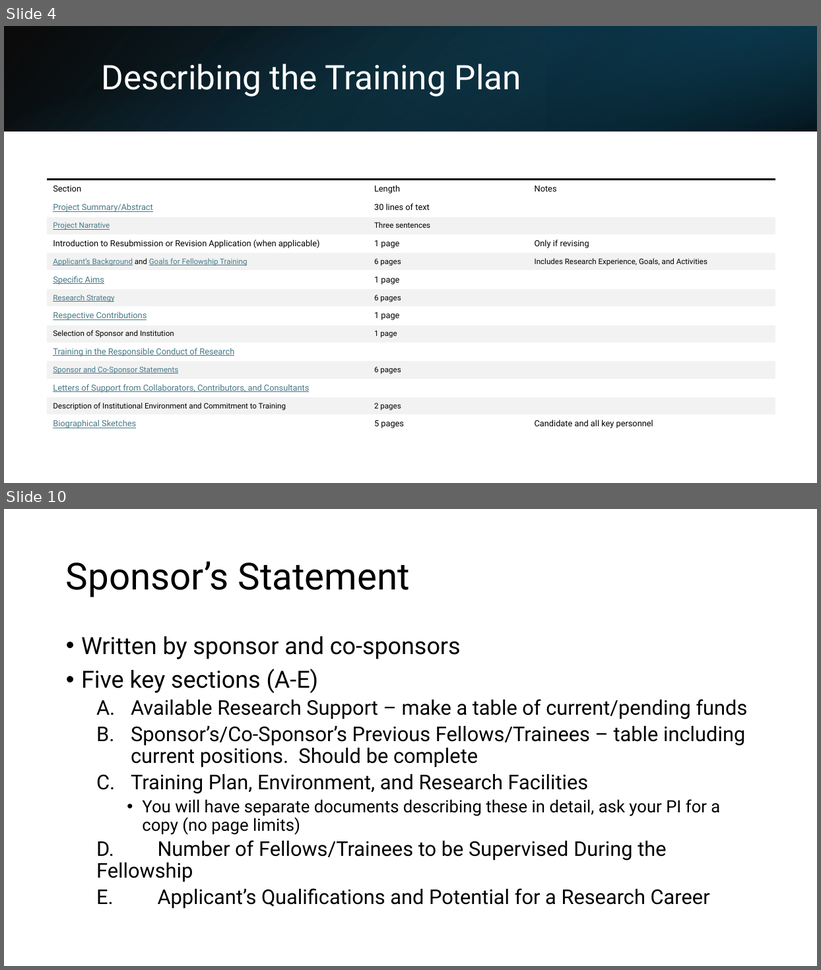
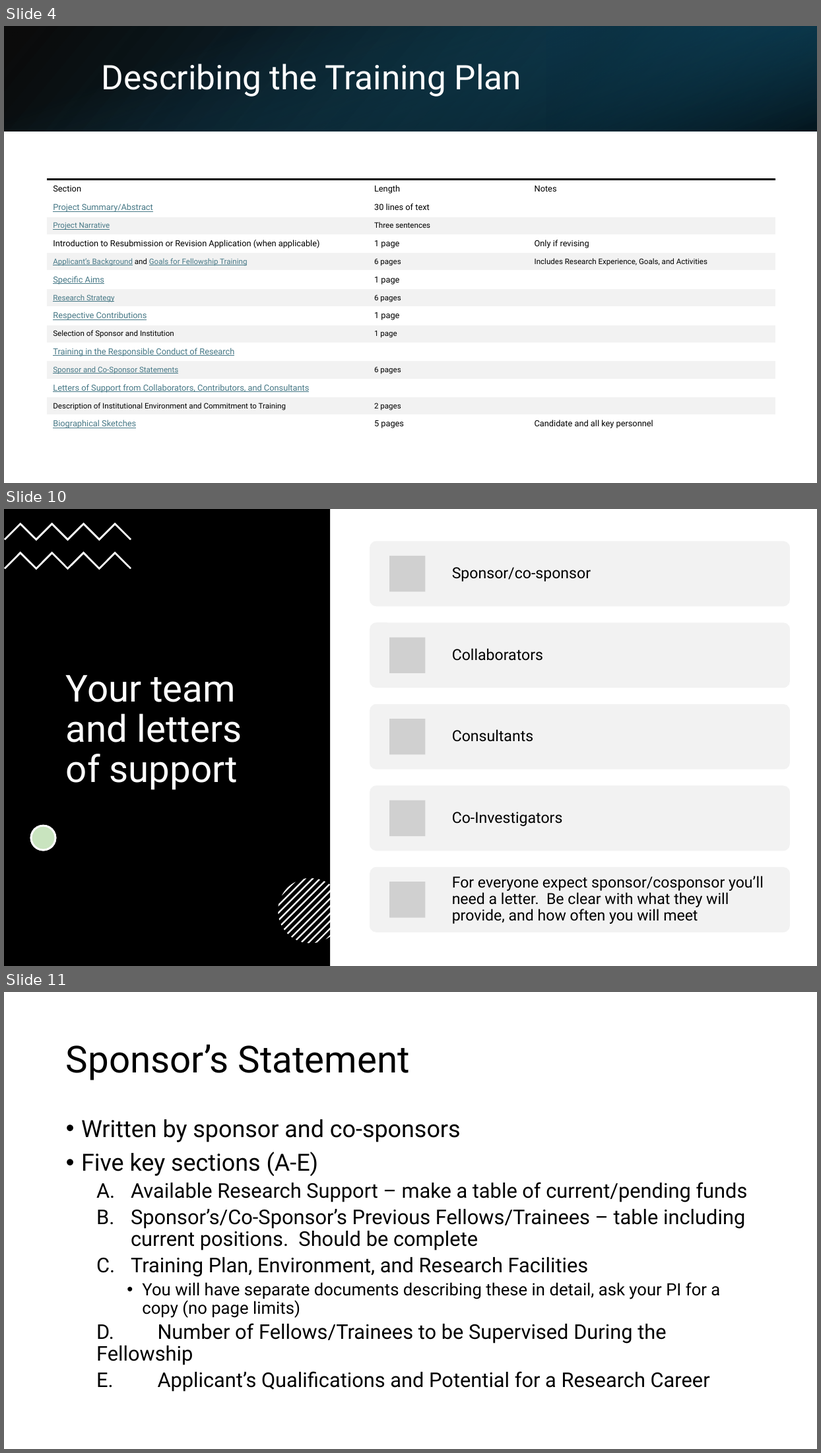
Before and after one commit to BridgesLab/FellowshipWorkshopDocuments, a slide deck: Documents/Slides/Training Goals.pptx. Shown one above the other, each under a label of ours: slides 4 and 10 before the commit, slides 4, 10 and 11 after it; the slides between them are not shown. The pictures are 821x970 and 821x1453 pixels, drawn with LibreOffice and Linux fonts; fonts in the diff are those of the drawing; grey boxes stand for pictures. Boxes give left, top, right and bottom in pixels: in the first picture for what was removed or moved away, otherwise in the second. Text is boxed around its words. In the diff, an @@ line names an element or a change of style, - is before the commit and + after.

```diff
--- a/Documents/Slides/Training Goals.pptx
+++ b/Documents/Slides/Training Goals.pptx
@@ slide 10 added at [4,509,817,966], background #FFFFFF @@
@@ rectangle added at [4,509,330,966], fill #000000 @@
@@ freeform shape added at [4,522,131,541], fill #FFFFFF @@
@@ freeform shape added at [4,552,131,570], fill #FFFFFF @@
@@ title added at [66,675,242,790], 44 pt, text #FFFFFF @@
+Your team and letters of support
@@ ellipse added at [31,826,55,851], fill #FFFFFF, outline #FFFFFF 2.25 pt @@
@@ ellipse added at [31,826,55,851], fill #4EA72E at 30% opacity, outline #FFFFFF 2.25 pt @@
@@ group added at [370,541,790,933]: 5 rounded rectangles, 5 pictures, 5 texts @@
+Sponsor/co-sponsor
+Collaborators
+Consultants
+Co-Investigators
+For everyone expect sponsor/cosponsor you’ll need a letter. Be clear with what they will provide, and how often you will meet
@@ group added at [278,879,343,944]: 13 freeform shapes @@
@@ what was slide 10 is now slide 11 @@
```
Also in this commit, not shown: 6 slides changed, 1 other slide added, 1 slide removed, 2 other files.
